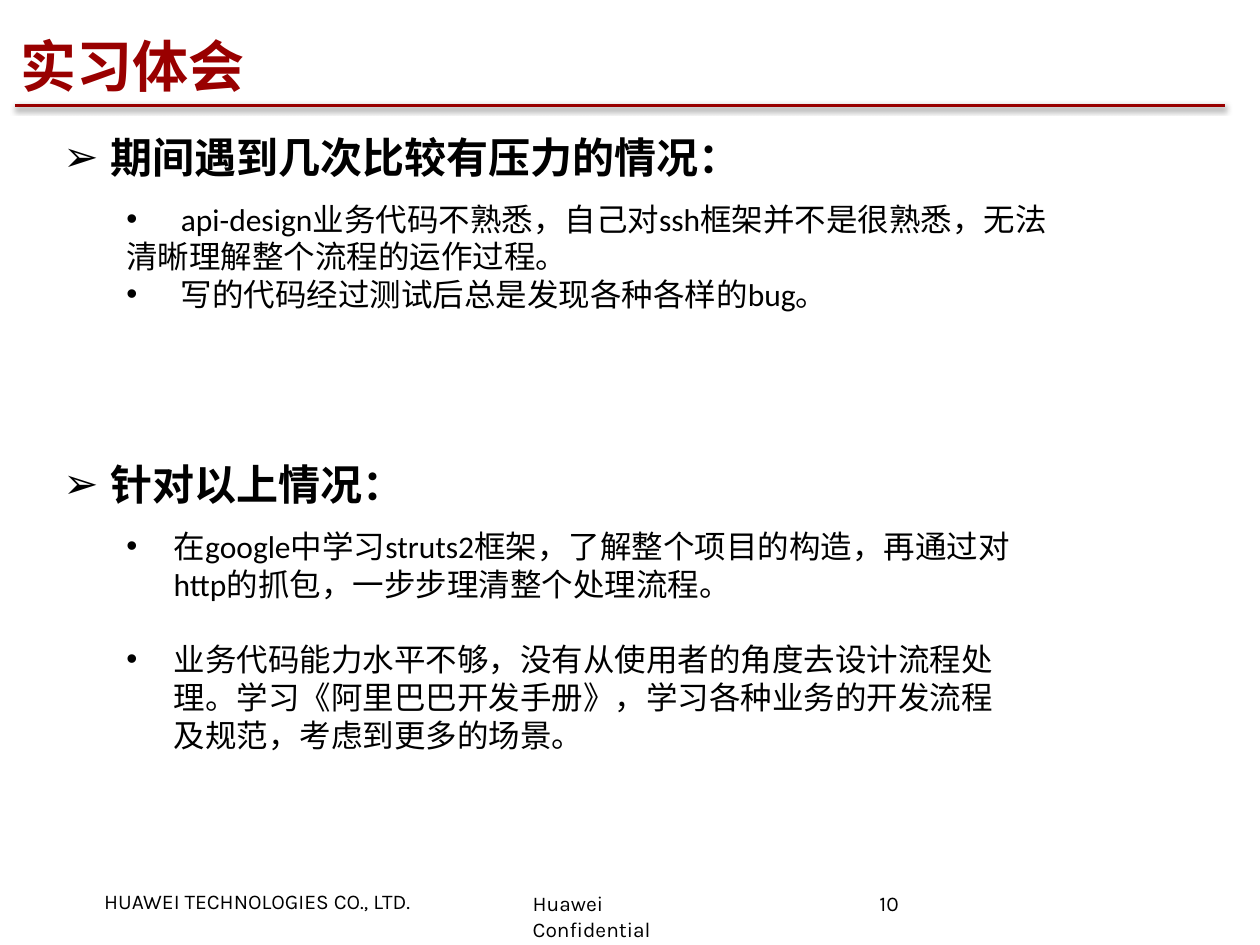
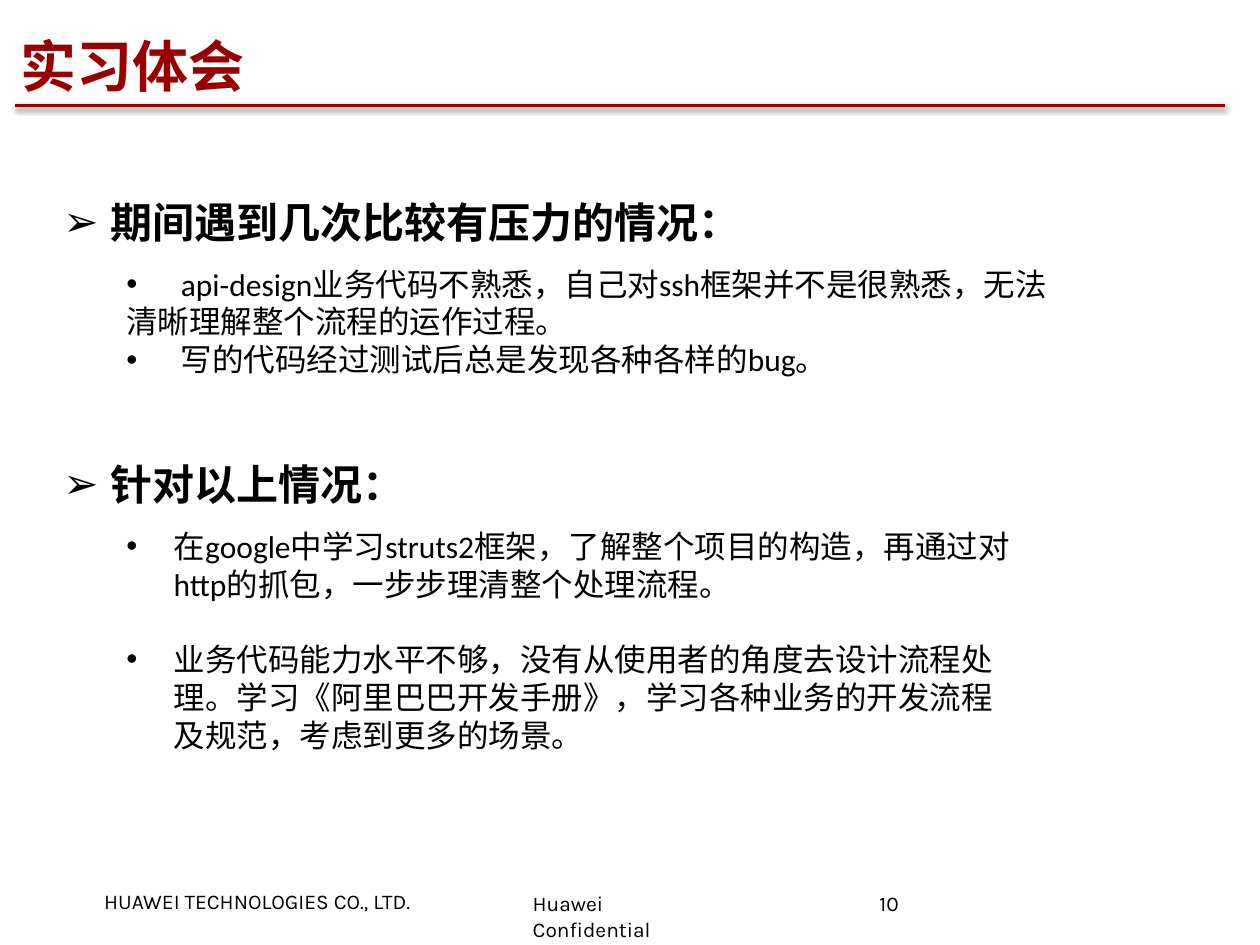
Before and after one commit to Zzy413341422/interview-review, a slide deck: slide 10 of 实习生答辩-曾子洋.pptx. Drawn at 1260x945 pixels with LibreOffice and Linux fonts; fonts in the diff are those of the drawing; background and template pictures are left out. Boxes give left, top, right and bottom in pixels: in the first picture for what was removed or moved away, otherwise in the second. Text is boxed around its words. In the diff, an @@ line names an element or a change of style, - is before the commit and + after.

```diff
--- a/实习生答辩-曾子洋.pptx
+++ b/实习生答辩-曾子洋.pptx
@@ text "期间遇到几次比较有压力的情况：": place and size @@
-text "期间遇到几次比较有压力的情况：" at (111, 137, 1047, 312)
+text "期间遇到几次比较有压力的情况：" at (111, 202, 1047, 377)
```
Also in this commit, not shown: 2 other slides changed, 1 slide removed, 1 other file.
